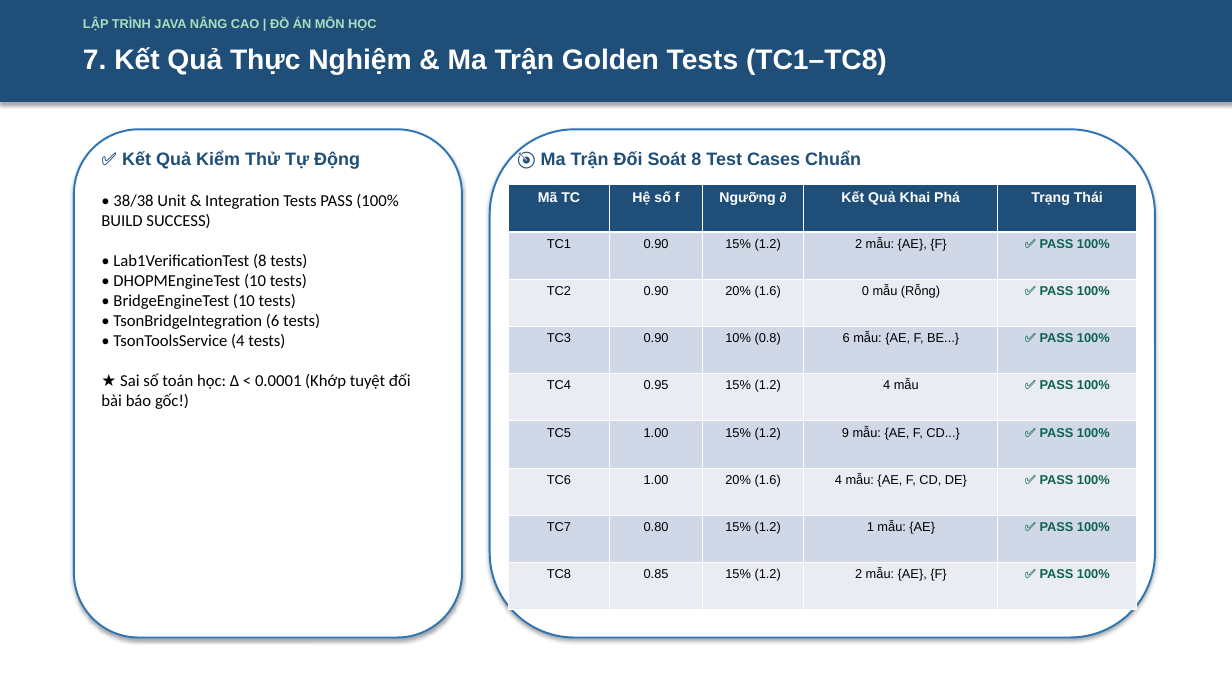
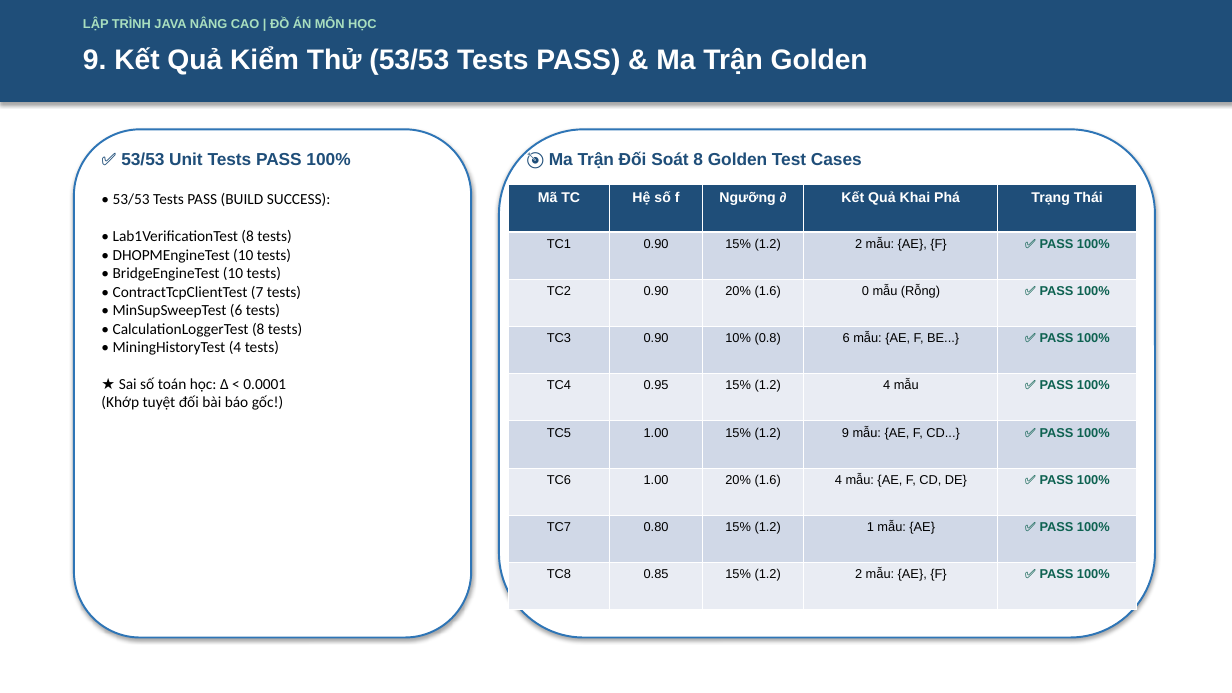
Before and after one commit to 2312741-sudo/javanc, a slide deck: slide 10 of docs/ThuyetTrinh_DeTai_DHOPM_2312741_NguyenThanhTam.pptx (slide 8 before the commit). Drawn at 1232x693 pixels with LibreOffice and Linux fonts; fonts in the diff are those of the drawing. Boxes give left, top, right and bottom in pixels: in the first picture for what was removed or moved away, otherwise in the second. Text is boxed around its words. In the diff, an @@ line names an element or a change of style, - is before the commit and + after.

Commit message:
docs(presentation): update PPTX and HTML slides to 13 slides, 53 tests, and Protocol 1 TCP

```diff
--- a/docs/ThuyetTrinh_DeTai_DHOPM_2312741_NguyenThanhTam.pptx
+++ b/docs/ThuyetTrinh_DeTai_DHOPM_2312741_NguyenThanhTam.pptx
@@ text at <box>83,47,868,75</box>: text changed @@
-7. Kết Quả Thực Nghiệm & Ma Trận Golden Tests (TC1–TC8)
+9. Kết Quả Kiểm Thử (53/53 Tests PASS) & Ma Trận Golden
@@ rounded rectangle: place and size @@
-rounded rectangle at <box>74,129,462,638</box>
+rounded rectangle at <box>74,129,471,638</box>
@@ rounded rectangle: place and size @@
-rounded rectangle at <box>490,129,1155,638</box>
+rounded rectangle at <box>499,129,1155,638</box>
@@ text at <box>121,152,350,166</box>: text changed; size 14 to 13.5 pt @@
-✅ Kết Quả Kiểm Thử Tự Động
+✅ 53/53 Unit Tests PASS 100%
@@ text at <box>549,151,862,168</box>: text changed; size 14 to 13.5 pt @@
-🎯 Ma Trận Đối Soát 8 Test Cases Chuẩn
+🎯 Ma Trận Đối Soát 8 Golden Test Cases
@@ text at <box>101,193,331,410</box>: text changed; size 13 to 12 pt @@
-• 38/38 Unit & Integration Tests PASS (100% BUILD SUCCESS)
-• Lab1VerificationTest (8 tests)
-• DHOPMEngineTest (10 tests)
-• BridgeEngineTest (10 tests)
-• TsonBridgeIntegration (6 tests)
-• TsonToolsService (4 tests)
-★ Sai số toán học: Δ < 0.0001 (Khớp tuyệt đối bài báo gốc!)
+• 53/53 Tests PASS (BUILD SUCCESS):
+• Lab1VerificationTest (8 tests)
+• DHOPMEngineTest (10 tests)
+• BridgeEngineTest (10 tests)
+• ContractTcpClientTest (7 tests)
+• MinSupSweepTest (6 tests)
+• CalculationLoggerTest (8 tests)
+• MiningHistoryTest (4 tests)
+★ Sai số toán học: Δ < 0.0001
+(Khớp tuyệt đối bài báo gốc!)
```
Also in this commit, not shown: 10 other slides changed, 2 slides added, 1 other file.
